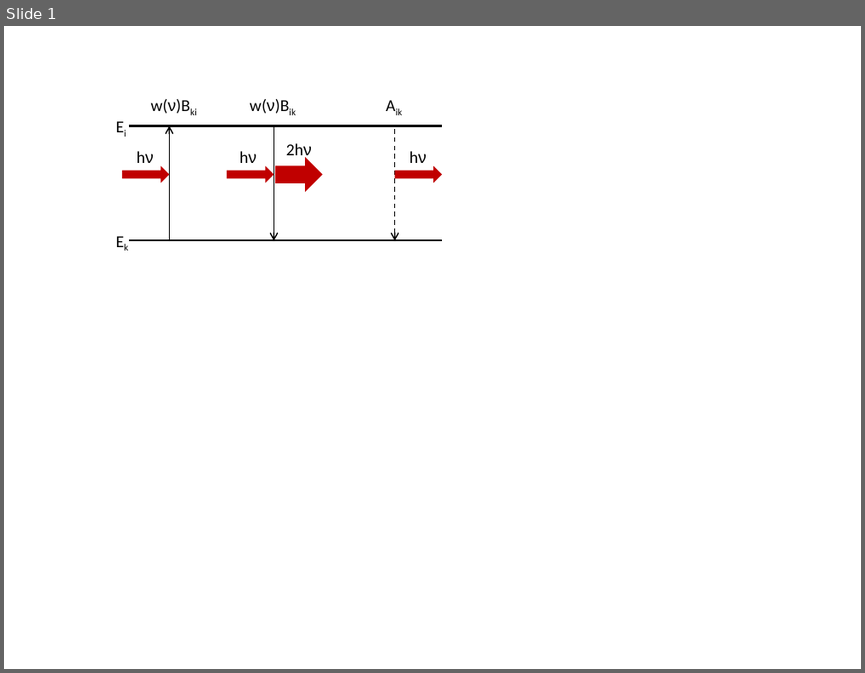
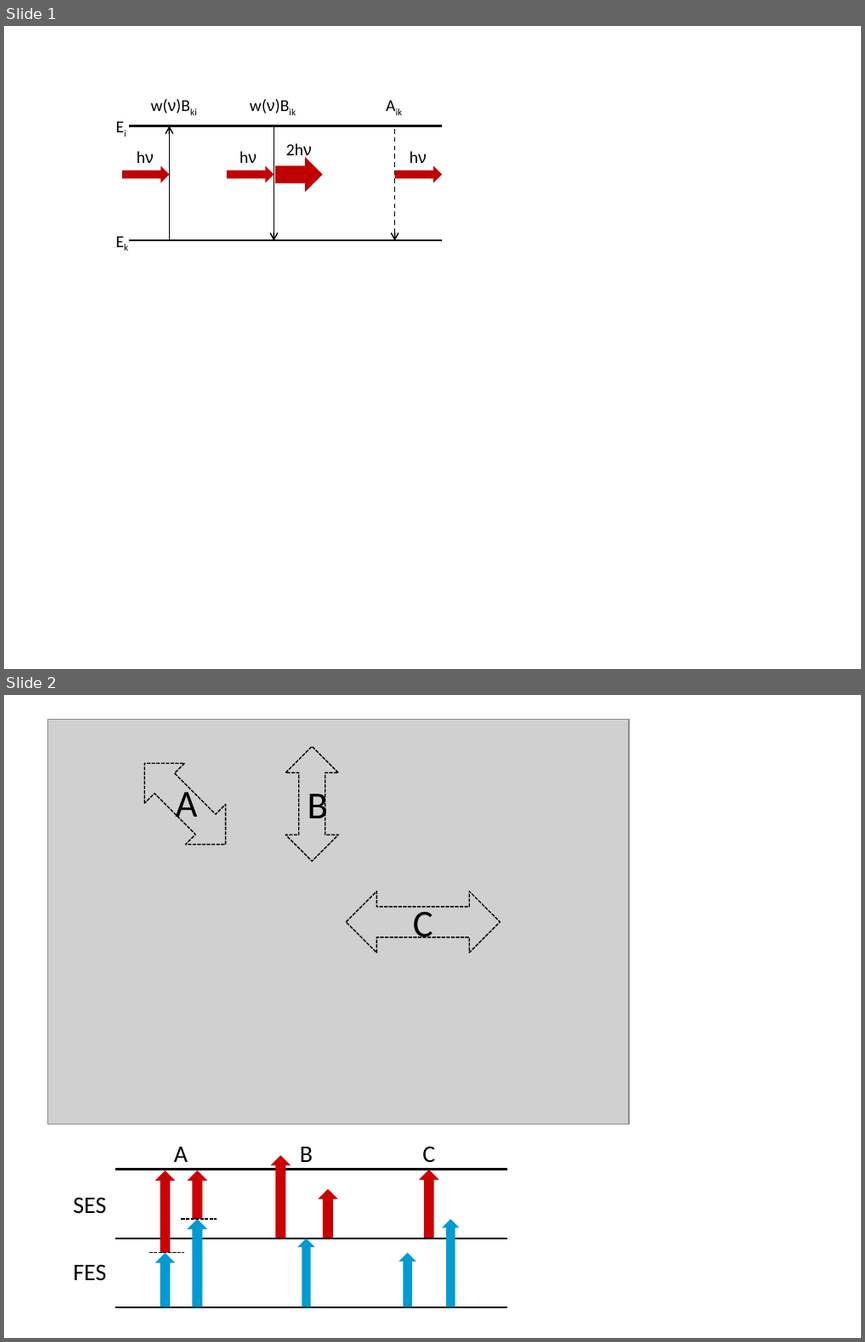
Before and after one commit to thfischbach/diplomarbeit, a slide deck: misc/zeichnungen.pptx. Shown one above the other, each under a label of ours: slide 1 before the commit, slides 1 and 2 after it. The pictures are 865x673 and 865x1342 pixels, drawn with LibreOffice and Linux fonts; fonts in the diff are those of the drawing; grey boxes stand for pictures. Boxes give left, top, right and bottom in pixels: in the first picture for what was removed or moved away, otherwise in the second. Text is boxed around its words. In the diff, an @@ line names an element or a change of style, - is before the commit and + after.

```diff
--- a/misc/zeichnungen.pptx
+++ b/misc/zeichnungen.pptx
@@ slide 2 added at (4,695,861,1338), background #FFFFFF @@
@@ picture added at (47,720,629,1124) @@
@@ up down arrow added at (124,743,245,864), outline #000000 1 pt dashed @@
@@ up down arrow added at (286,746,339,862), outline #000000 1 pt dashed, 32 pt, text #000000 @@
+B
@@ text added at (176,785,198,827), 32 pt, text #000000 @@
+A
@@ left right arrow added at (346,891,500,953), outline #000000 1 pt dashed, 32 pt, text #000000 @@
+C
@@ text added at (174,1146,188,1162), 20 pt, text #000000 @@
+A
@@ text added at (300,1146,313,1162), 20 pt, text #000000 @@
+B
@@ text added at (422,1146,435,1162), 20 pt, text #000000 @@
+C
@@ line added from (115, 1168) to (507, 1168), #000000 1.5 pt @@
@@ up arrow added at (154,1170,176,1253), fill #CC0000 @@
@@ up arrow added at (188,1170,208,1219), fill #CC0000 @@
@@ up arrow added at (270,1155,291,1237), fill #CC0000 @@
@@ up arrow added at (419,1169,438,1237), fill #CC0000 @@
@@ text added at (73,1197,106,1213), 20 pt, text #000000 @@
+SES
@@ up arrow added at (318,1189,338,1237), fill #CC0000 @@
@@ line added from (182, 1219) to (216, 1219), #000000 1 pt dashed @@
@@ up arrow added at (188,1219,208,1306), fill #009BD2 @@
@@ up arrow added at (442,1219,460,1307), fill #009BD2 @@
@@ line added from (115, 1238) to (507, 1238), #000000 1.5 pt @@
@@ line added from (148, 1253) to (184, 1253), #000000 1 pt dashed @@
@@ up arrow added at (154,1253,176,1307), fill #009BD2 @@
@@ up arrow added at (298,1238,316,1307), fill #009BD2 @@
@@ up arrow added at (399,1252,417,1306), fill #009BD2 @@
@@ text added at (73,1264,106,1281), 20 pt, text #000000 @@
+FES
@@ line added from (115, 1308) to (507, 1308), #000000 1.5 pt @@
```
Also in this commit, not shown: 12 other files.
